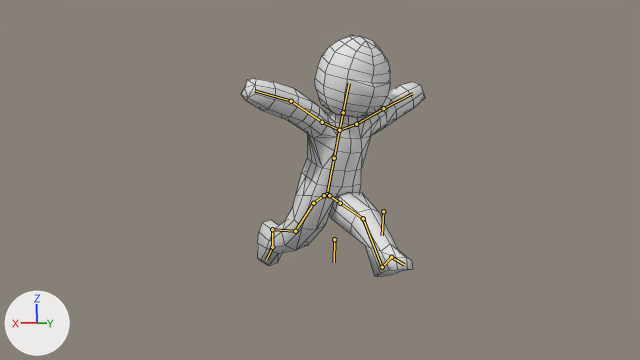
Renders of the Blender file Assets/Resources/Models/Angel.blend from each side of a commit.
Rendered twice from the file's camera 'Camera'. The axes (+X, +Y, +Z) are drawn at lower left. The lights are the same throughout. Both versions are drawn at frame 0 of the action 'fall'; the numbers are the values there. The bones that bend it are drawn over the model as lines. Mesh edges are drawn as thin lines.

In view in the first picture: 'Body'.
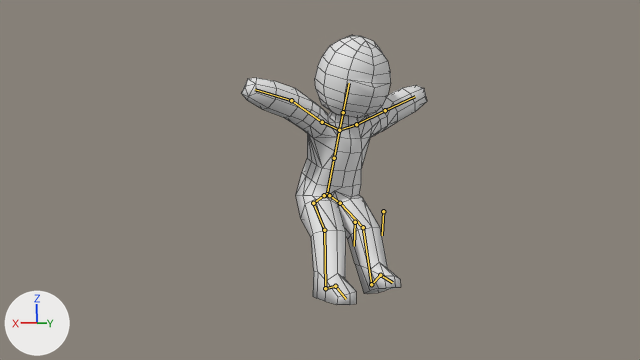
What differs and where, as boxes [x1, y1, x2, y2] in the pictures (640 x 360 px):
'Body', posed (12% taller)
    before: [241, 35, 425, 277]
    after: [241, 35, 427, 305]
bone 'legIK.L', root to tip
    before: (382, 267) to (391, 257)
    after: (371, 284) to (380, 275)
bone 'legIK.R', root to tip
    before: (272, 229) to (272, 247)
    after: (325, 288) to (335, 286)
bone 'kneeCtrl.R', root to tip
    before: (334, 239) to (334, 262)
    after: (355, 222) to (354, 246)

The edits, one by one:
Bone 'shoulderBone.L' (bone_shoulderbone_l) turns from (-13, -15, 18) to (-11, -13, 16) degrees about its own x, y and z.
Bone 'shoulderBone.R' (bone_shoulderbone_r) turns from (-1, -26, -18) to (-1, -27, -19) degrees about its own x, y and z.
Bone 'legIK.L' (bone_legik_l) moves from (0.1, 5.25, 0.0) to (0.46, 4.07, -0.3).
Bone 'legIK.R' (bone_legik_r) moves from (2.46, 0.29, 0.0) to (-0.48, 4.0, -0.45).
Bone 'legIK.R' (bone_legik_r) turns from (0, 0, 109) to (0, 0, 4) degrees about its own x, y and z.
Bone 'kneeCtrl.R' (bone_kneectrl_r) moves from (-2.31, -0.34, 0.04) to (-3.54, -1.09, 0.11).
